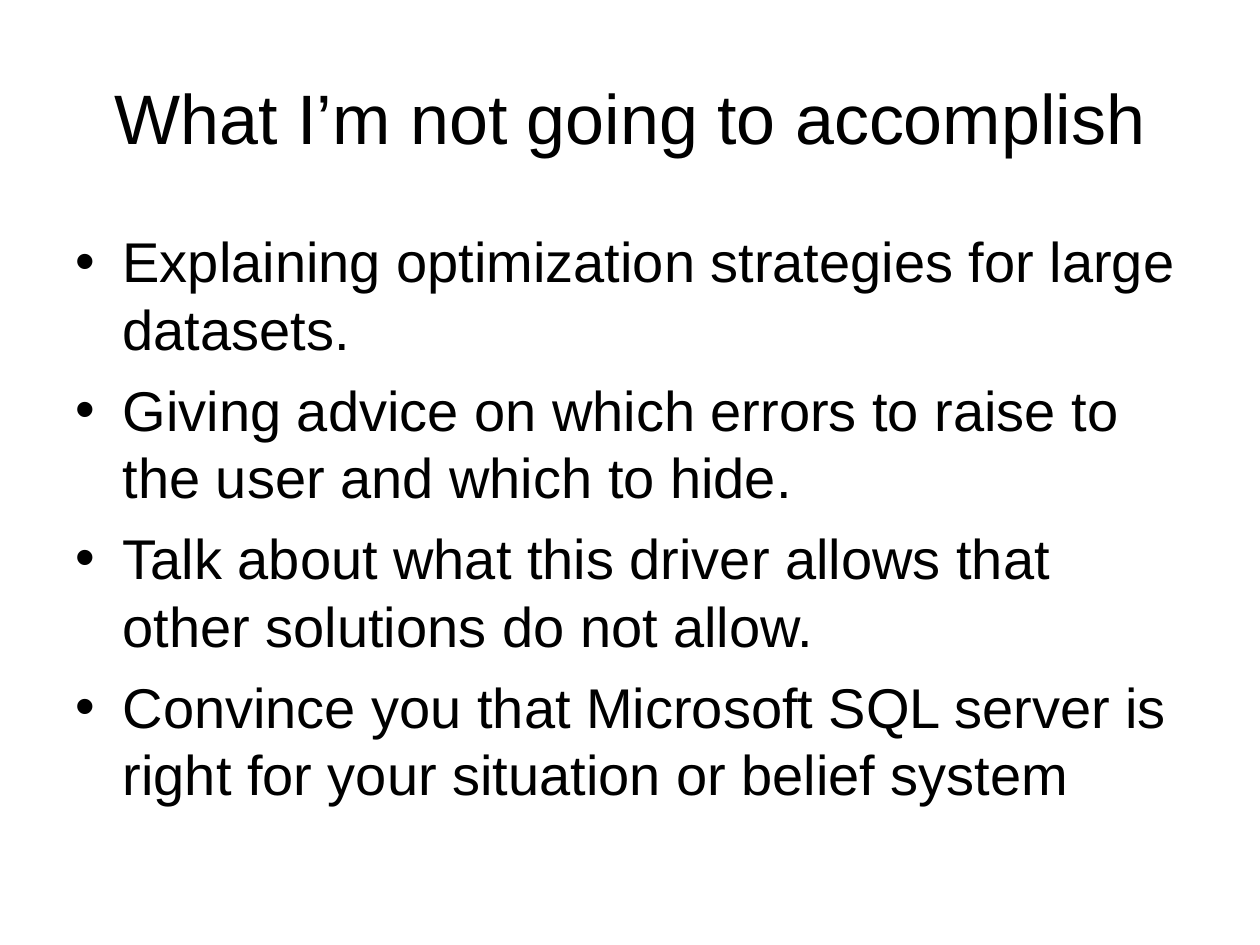
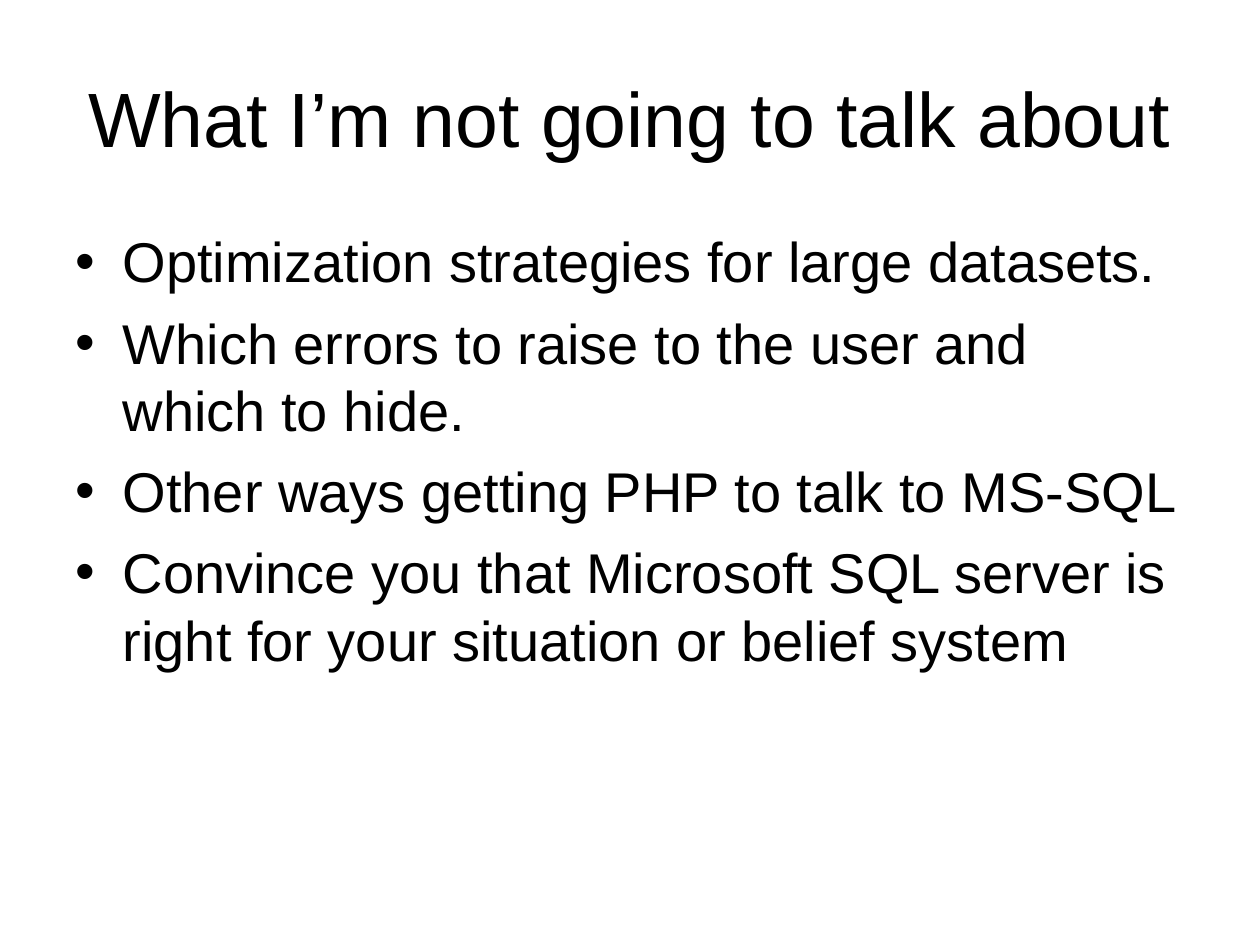
Before and after one commit to LIPHP/Employee-Contact-List, a slide deck: slide 3 of Docs/Using Microsoft SQL Server with PHP.ppt. Drawn at 1260x945 pixels with LibreOffice and Linux fonts; fonts in the diff are those of the drawing. Boxes give left, top, right and bottom in pixels: in the first picture for what was removed or moved away, otherwise in the second. Text is boxed around its words. In the diff, an @@ line names an element or a change of style, - is before the commit and + after.

```diff
--- a/Docs/Using Microsoft SQL Server with PHP.ppt
+++ b/Docs/Using Microsoft SQL Server with PHP.ppt
@@ title at [88, 91, 1170, 162]: text changed; size 40 to 44 pt @@
-What I’m not going to accomplish
+What I’m not going to talk about
@@ text at [123, 241, 1177, 523]: text changed @@
-• Explaining optimization strategies for large datasets.
-• Giving advice on which errors to raise to the user and which to hide.
-• Talk about what this driver allows that other solutions do not allow.
+• Optimization strategies for large datasets.
+• Which errors to raise to the user and which to hide.
+• Other ways getting PHP to talk to MS-SQL
```
Also in this commit, not shown: 17 other slides changed, 1 slide added, 1 other file.
